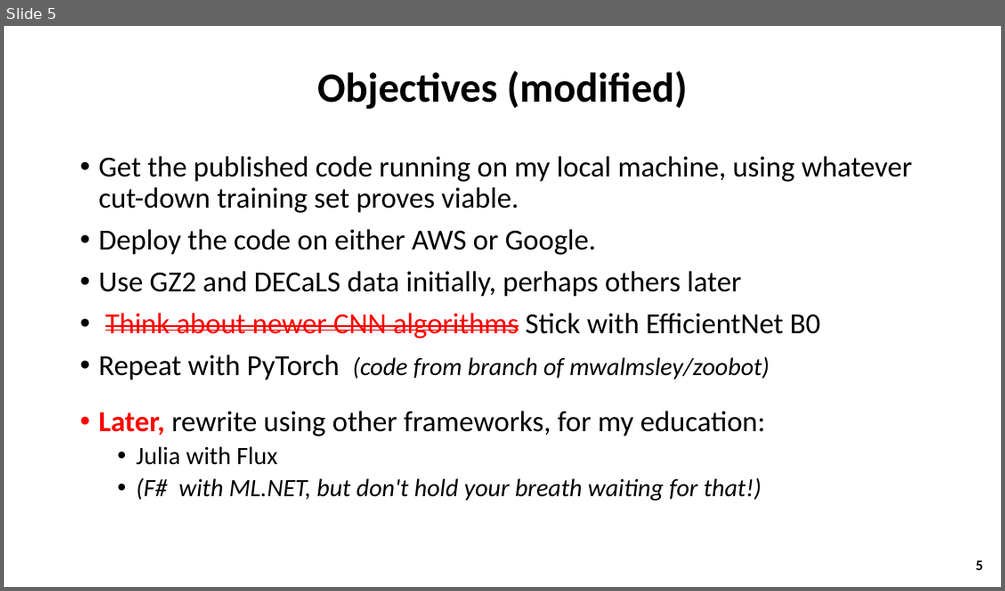
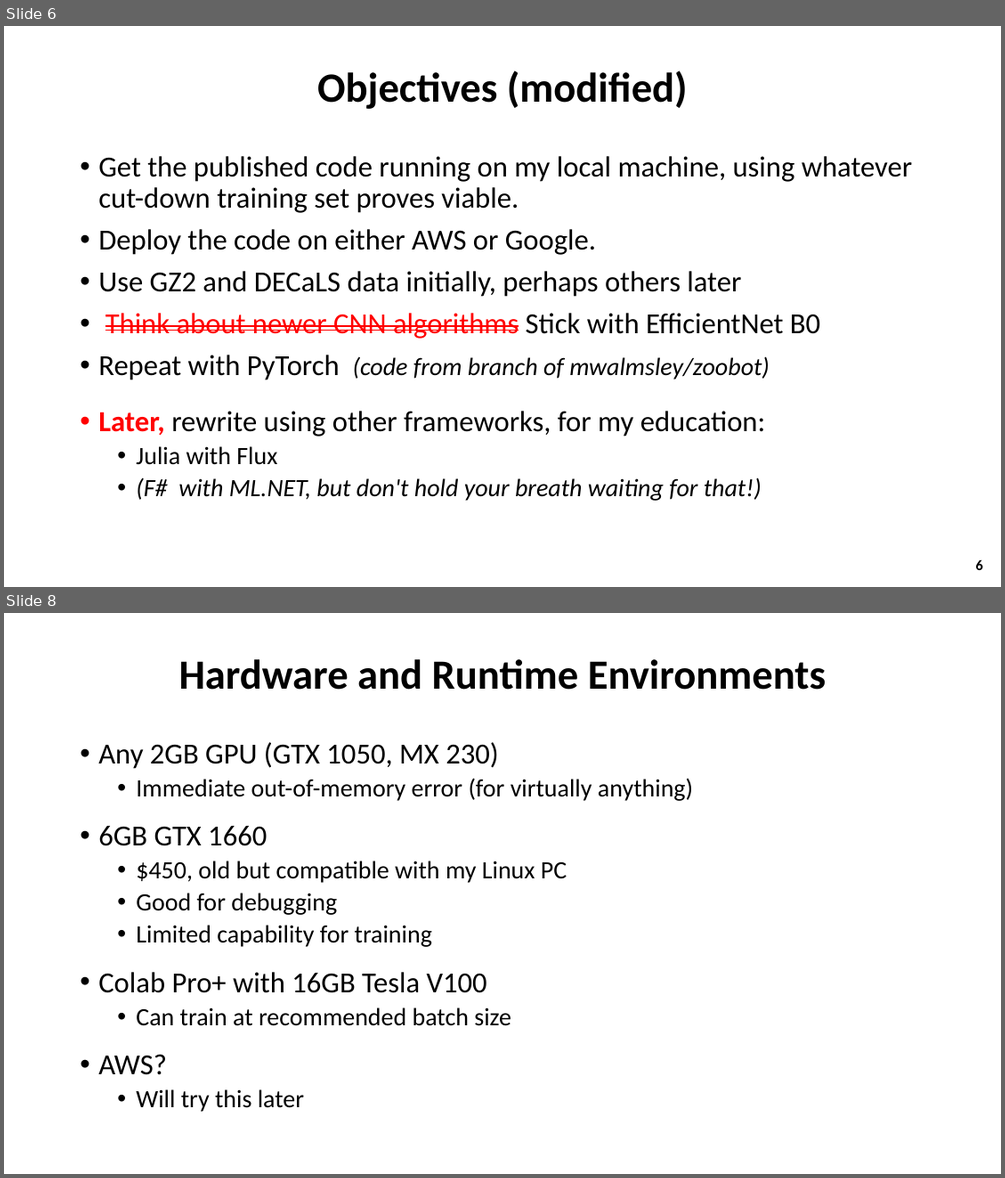
Before and after one commit to colinleach/proj502, a slide deck: project_report/Colin Leach project for ASTR 502.pptx. Shown one above the other, each under a label of ours: slide 5 before the commit, slides 6 and 8 after it; the slides between them are not shown. The pictures are 1005x591 and 1005x1178 pixels, drawn with LibreOffice and Linux fonts; fonts in the diff are those of the drawing. Boxes give left, top, right and bottom in pixels: in the first picture for what was removed or moved away, otherwise in the second. Text is boxed around its words. In the diff, an @@ line names an element or a change of style, - is before the commit and + after.

```diff
--- a/project_report/Colin Leach project for ASTR 502.pptx
+++ b/project_report/Colin Leach project for ASTR 502.pptx
@@ slide 8 added at (x1=4, y1=613, x2=1001, y2=1174), background #FFFFFF @@
@@ title added at (x1=179, y1=659, x2=825, y2=690), 40 pt, text #000000, bold @@
+Hardware and Runtime Environments
@@ text added at (x1=98, y1=742, x2=693, y2=1111), 24 pt, text #000000 @@
+• Any 2GB GPU (GTX 1050, MX 230)
+  • Immediate out-of-memory error (for virtually anything)
+• 6GB GTX 1660
+  • $450, old but compatible with my Linux PC
+  • Good for debugging
+  • Limited capability for training
+• Colab Pro+ with 16GB Tesla V100
+  • Can train at recommended batch size
+• AWS?
+  • Will try this later
@@ what was slide 5 is now slide 6 @@
@@ page number at (x1=976, y1=560, x2=983, y2=570): text changed @@
-5
+6
```
Also in this commit, not shown: 2 slides changed, 4 other slides added, 4 other files.
